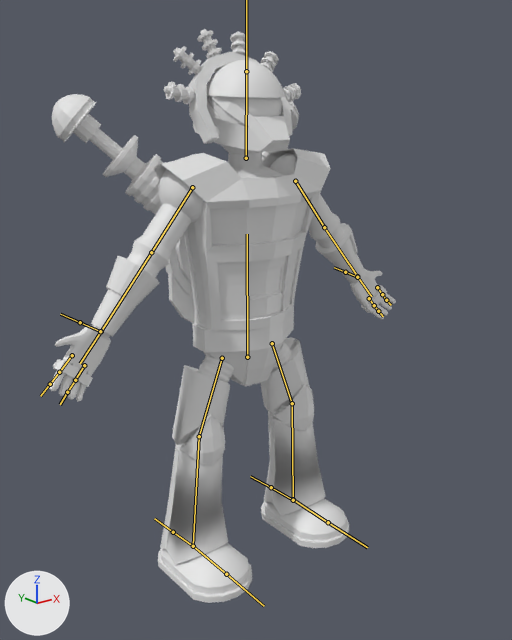
What one commit did to the FBX model Kill Squad/Assets/Marnix stuff/Arc Trooper/Arc Trooper.fbx.
Before and after are seen from a 50 mm camera at (-1.91, -2.28, 2.12) aimed at (-0.07, 0.02, 1.2). Lighting does not change. The marker at lower left points along +X, +Y and +Z. The bones that bend it are drawn over the model as lines.
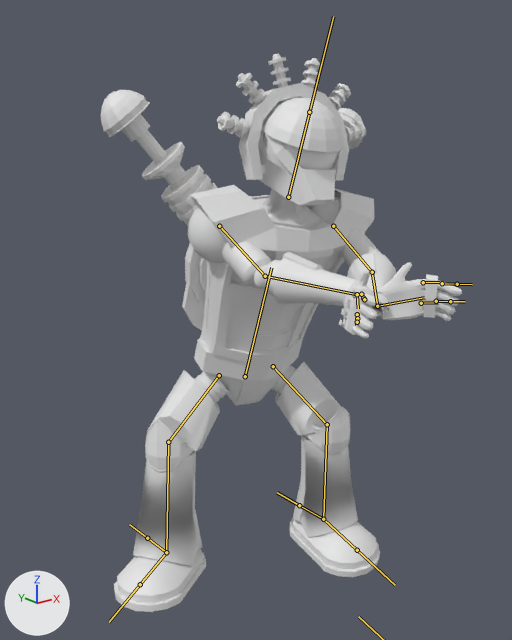
The newer file adds an action. The first version stands in its rest pose; the second is drawn at frame 50 of the action 'Armature|Arc Blast'.

The change, as a list of edits to the scene's bpy script:
```text
Change bone_base_body:
    where bone_base_body = bpy.data.objects['Armature'].pose.bones['Base Body']
    bone_base_body.location: (0.0, 0.0, 0.0) -> (0.0, -0.13, -0.024)
    bone_base_body.rotation_quaternion: (1.0, 0.0, 0.0, 0.0) -> (0.987, 0.145, -0.066, -0.026)  # degrees (0, 0, 0) -> degrees (17, -7, -4)
Change bone_left_upper_arm:
    where bone_left_upper_arm = bpy.data.objects['Armature'].pose.bones['left upper arm']  # child of 'Base Body'
    bone_left_upper_arm.location: (0.0, 0.0, 0.0) -> (-0.032, 0.033, -0.043)
    bone_left_upper_arm.rotation_quaternion: (1.0, 0.0, 0.0, 0.0) -> (0.72, 0.678, -0.074, 0.128)  # degrees (0, 0, 0) -> degrees (86, -16, 5)
Change bone_left_lower_arm:
    where bone_left_lower_arm = bpy.data.objects['Armature'].pose.bones['Left lower arm']  # child of 'left upper arm'
    bone_left_lower_arm.rotation_quaternion: (1.0, 0.0, 0.0, 0.0) -> (0.554, 0.174, -0.787, -0.211)  # degrees (0, 0, 0) -> degrees (-60, -127, 57)
Change bone_left_hand:
    where bone_left_hand = bpy.data.objects['Armature'].pose.bones['Left hand']  # child of 'Left lower arm'
    bone_left_hand.rotation_quaternion: (1.0, 0.0, 0.0, 0.0) -> (0.788, -0.467, 0.26, 0.306)  # degrees (0, 0, 0) -> degrees (-53, 44, 19)
Change bone_left_point_finger_1:
    where bone_left_point_finger_1 = bpy.data.objects['Armature'].pose.bones['Left point finger 1']  # child of 'Left hand'
    bone_left_point_finger_1.location: (0.0, 0.0, 0.0) -> (-0.001, -0.004, -0.005)
    bone_left_point_finger_1.rotation_quaternion: (1.0, 0.0, 0.0, 0.0) -> (0.997, 0.003, 0.059, -0.042)  # degrees (0, 0, 0) -> degrees (0, 7, -5)
Change bone_left_fingers_1:
    where bone_left_fingers_1 = bpy.data.objects['Armature'].pose.bones['Left fingers 1']  # child of 'Left hand'
    bone_left_fingers_1.location: (0.0, 0.0, 0.0) -> (0.001, 0.004, 0.005)
    bone_left_fingers_1.rotation_quaternion: (1.0, 0.0, 0.0, 0.0) -> (0.996, -0.027, 0.004, -0.08)  # degrees (0, 0, 0) -> degrees (-3, 0, -9)
Change bone_right_upper_arm:
    where bone_right_upper_arm = bpy.data.objects['Armature'].pose.bones['Right upper arm']  # child of 'Base Body'
    bone_right_upper_arm.location: (0.0, 0.0, 0.0) -> (0.023, 0.012, 0.003)
    bone_right_upper_arm.rotation_quaternion: (1.0, 0.0, 0.0, 0.0) -> (0.483, 0.437, 0.616, 0.444)  # degrees (0, 0, 0) -> degrees (98, 12, 99)
Change bone_right_lower_arm:
    where bone_right_lower_arm = bpy.data.objects['Armature'].pose.bones['Right lower arm']  # child of 'Right upper arm'
    bone_right_lower_arm.rotation_quaternion: (1.0, 0.0, 0.0, 0.0) -> (0.883, 0.01, 0.3, 0.36)  # degrees (0, 0, 0) -> degrees (16, 32, 49)
Change bone_right_hand:
    where bone_right_hand = bpy.data.objects['Armature'].pose.bones['Right hand']  # child of 'Right lower arm'
    bone_right_hand.rotation_quaternion: (1.0, 0.0, 0.0, 0.0) -> (0.553, -0.678, -0.377, -0.304)  # degrees (0, 0, 0) -> degrees (-111, -56, 18)
Change bone_right_point_finger_1:
    where bone_right_point_finger_1 = bpy.data.objects['Armature'].pose.bones['right point finger 1']  # child of 'Right hand'
    bone_right_point_finger_1.location: (0.0, 0.0, 0.0) -> (0.002, 0.008, 0.011)
    bone_right_point_finger_1.rotation_quaternion: (1.0, 0.0, 0.0, 0.0) -> (0.991, 0.011, 0.105, -0.081)  # degrees (0, 0, 0) -> degrees (0, 12, -9)
Change bone_right_point_finger_2:
    where bone_right_point_finger_2 = bpy.data.objects['Armature'].pose.bones['Right point finger 2']  # child of 'right point finger 1'
    bone_right_point_finger_2.location: (0.0, 0.0, 0.0) -> (0.003, 0.006, 0.014)
    bone_right_point_finger_2.rotation_quaternion: (1.0, 0.0, 0.0, 0.0) -> (0.988, 0.01, 0.141, -0.058)  # degrees (0, 0, 0) -> degrees (0, 16, -7)
Change bone_right_fingers_1:
    where bone_right_fingers_1 = bpy.data.objects['Armature'].pose.bones['right fingers 1']  # child of 'Right hand'
    bone_right_fingers_1.location: (0.0, 0.0, 0.0) -> (-0.002, -0.008, -0.011)
    bone_right_fingers_1.rotation_quaternion: (1.0, 0.0, 0.0, 0.0) -> (0.991, 0.011, 0.105, -0.081)  # degrees (0, 0, 0) -> degrees (0, 12, -9)
Change bone_right_fingers_2:
    where bone_right_fingers_2 = bpy.data.objects['Armature'].pose.bones['right fingers 2']  # child of 'right fingers 1'
    bone_right_fingers_2.location: (0.0, 0.0, 0.0) -> (-0.003, -0.006, -0.014)
    bone_right_fingers_2.rotation_quaternion: (1.0, 0.0, 0.0, 0.0) -> (0.988, 0.01, 0.141, -0.058)  # degrees (0, 0, 0) -> degrees (0, 16, -7)
Change bone_left_upper_leg:
    where bone_left_upper_leg = bpy.data.objects['Armature'].pose.bones['Left upper leg']  # child of 'Base Body'
    bone_left_upper_leg.rotation_quaternion: (1.0, 0.0, 0.0, 0.0) -> (0.829, 0.196, 0.516, -0.092)  # degrees (0, 0, 0) -> degrees (31, 63, 6)
Change bone_left_lower_leg:
    where bone_left_lower_leg = bpy.data.objects['Armature'].pose.bones['Left lower leg']  # child of 'Left upper leg'
    bone_left_lower_leg.rotation_quaternion: (1.0, 0.0, 0.0, 0.0) -> (0.957, -0.282, 0.005, 0.07)  # degrees (0, 0, 0) -> degrees (-33, 3, 8)
Change bone_right_upper_leg:
    where bone_right_upper_leg = bpy.data.objects['Armature'].pose.bones['Right upper leg']  # child of 'Base Body'
    bone_right_upper_leg.rotation_quaternion: (1.0, 0.0, 0.0, 0.0) -> (0.856, 0.485, -0.169, 0.056)  # degrees (0, 0, 0) -> degrees (60, -20, -4)
Change bone_right_lower_leg:
    where bone_right_lower_leg = bpy.data.objects['Armature'].pose.bones['Right lower leg']  # child of 'Right upper leg'
    bone_right_lower_leg.rotation_quaternion: (1.0, 0.0, 0.0, 0.0) -> (0.905, -0.424, 0.021, -0.009)  # degrees (0, 0, 0) -> degrees (-50, 2, -2)
```

Where the change shows, as pixel boxes (x1, y1, x2, y2) in the pictures (512 x 640 px):
'Cylinder.001', posed: before (50, 29, 396, 603); after (101, 53, 462, 612)
bone 'Base Body', root to tip: before (247, 357) to (247, 234); after (245, 376) to (271, 267)
bone 'left upper arm', root to tip: before (192, 187) to (151, 252); after (219, 226) to (265, 276)
bone 'Left lower arm', root to tip: before (151, 252) to (101, 331); after (265, 276) to (357, 294)
bone 'Left hand', root to tip: before (101, 331) to (80, 363); after (357, 294) to (358, 308)
bone 'Left point finger 1', root to tip: before (72, 355) to (59, 372); after (361, 294) to (363, 298)
bone 'Left fingers 1', root to tip: before (84, 365) to (75, 380); after (357, 314) to (357, 318)
bone 'Right upper arm', root to tip: before (295, 181) to (324, 227); after (333, 226) to (372, 272)
bone 'Right lower arm', root to tip: before (324, 227) to (357, 276); after (372, 272) to (377, 306)
bone 'Right hand', root to tip: before (357, 276) to (371, 296); after (377, 306) to (424, 297)
bone 'right point finger 1', root to tip: before (377, 287) to (382, 294); after (423, 282) to (440, 282)
bone 'Right point finger 2', root to tip: before (382, 294) to (386, 300); after (442, 283) to (457, 284)
bone 'right fingers 1', root to tip: before (369, 298) to (374, 305); after (421, 303) to (438, 302)
bone 'right fingers 2', root to tip: before (374, 305) to (378, 311); after (436, 301) to (450, 301)
bone 'Left upper leg', root to tip: before (222, 358) to (199, 436); after (219, 375) to (168, 442)
bone 'Left lower leg', root to tip: before (199, 436) to (193, 546); after (168, 442) to (166, 552)
bone 'Right upper leg', root to tip: before (272, 343) to (292, 403); after (273, 366) to (327, 424)
bone 'Right lower leg', root to tip: before (292, 403) to (293, 499); after (327, 424) to (323, 519)
